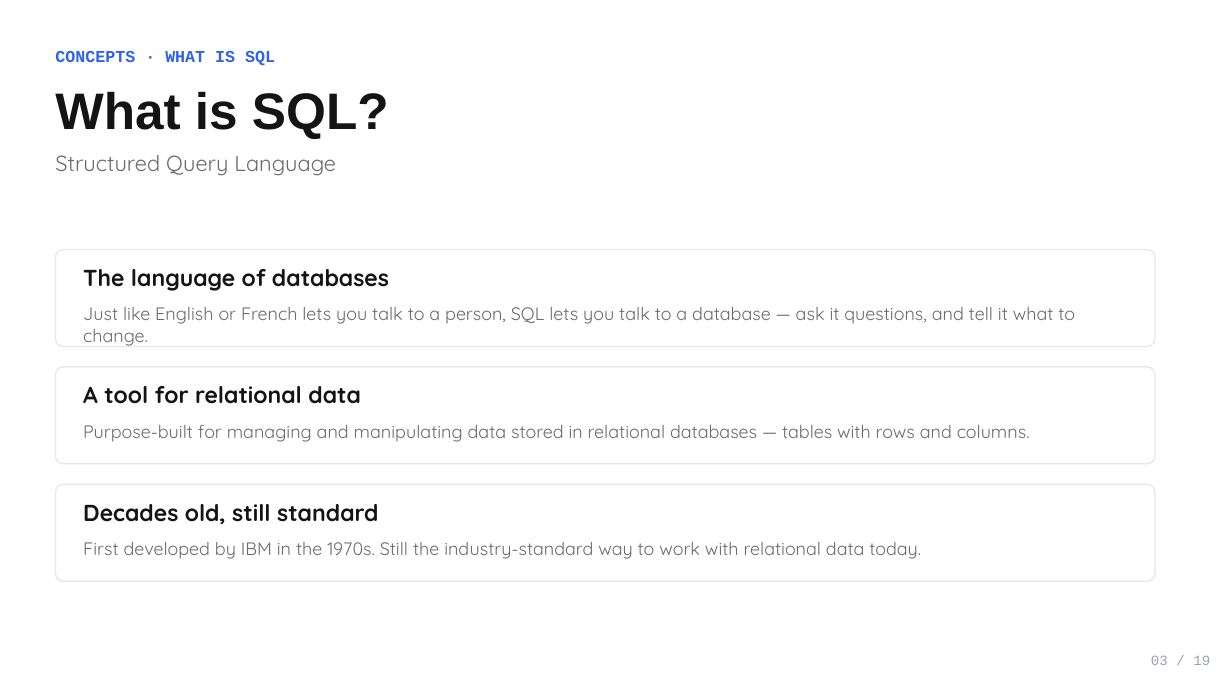
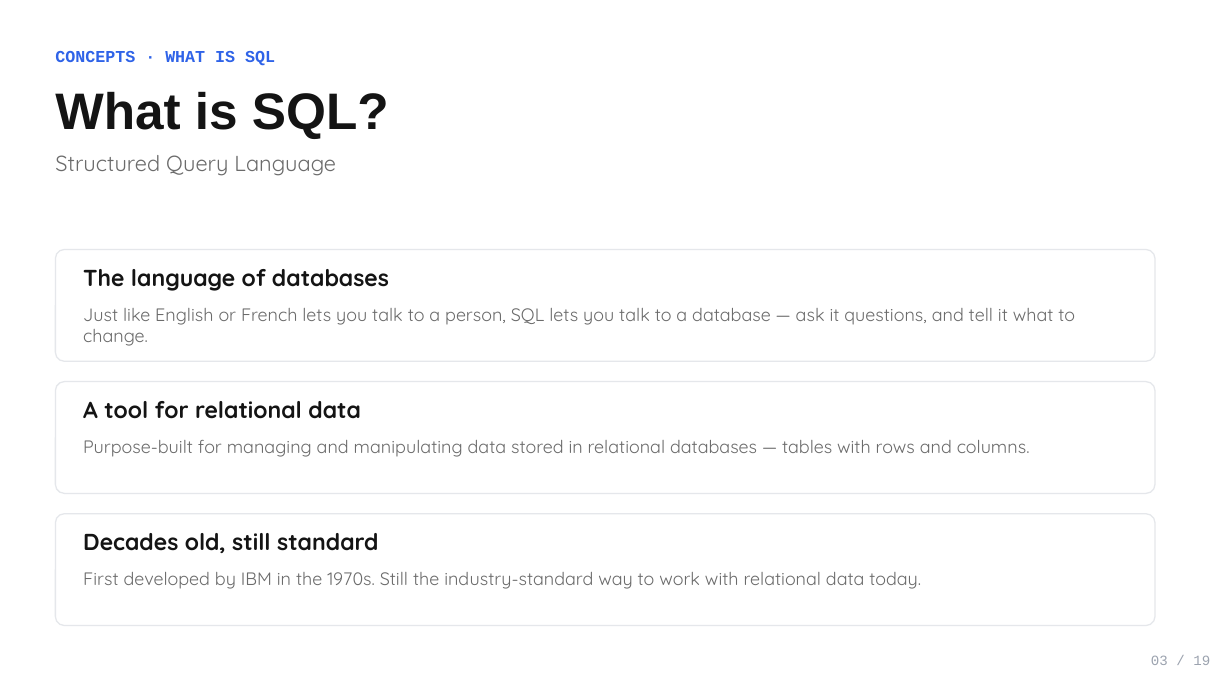
Before and after one commit to a7madmostafa/sql-for-data-analysis, a slide deck: slide 3 of Day 01/D01_01_Materials/Day 01 - SQL Foundations.pptx. Drawn at 1232x693 pixels with LibreOffice and Linux fonts; fonts in the diff are those of the drawing. Boxes give left, top, right and bottom in pixels: in the first picture for what was removed or moved away, otherwise in the second. Text is boxed around its words. In the diff, an @@ line names an element or a change of style, - is before the commit and + after.

```diff
--- a/Day 01/D01_01_Materials/Day 01 - SQL Foundations.pptx
+++ b/Day 01/D01_01_Materials/Day 01 - SQL Foundations.pptx
@@ rounded rectangle: place and size @@
-rounded rectangle at <box>55,250,1155,347</box>
+rounded rectangle at <box>55,250,1155,361</box>
@@ rounded rectangle: place and size @@
-rounded rectangle at <box>55,367,1155,464</box>
+rounded rectangle at <box>55,382,1155,494</box>
@@ text "A tool for relational data": place and size @@
-text "A tool for relational data" at <box>83,386,361,404</box>
+text "A tool for relational data" at <box>83,401,361,419</box>
@@ text "Purpose-built for managing and manipulating ...": place and size @@
-text "Purpose-built for managing and manipulating ..." at <box>83,425,1030,442</box>
+text "Purpose-built for managing and manipulating ..." at <box>83,440,1030,457</box>
@@ rounded rectangle: place and size @@
-rounded rectangle at <box>55,484,1155,581</box>
+rounded rectangle at <box>55,514,1155,626</box>
@@ text "Decades old, still standard": place and size @@
-text "Decades old, still standard" at <box>83,504,378,524</box>
+text "Decades old, still standard" at <box>83,533,378,553</box>
@@ text "First developed by IBM in ...": place and size @@
-text "First developed by IBM in ..." at <box>83,542,921,559</box>
+text "First developed by IBM in ..." at <box>83,572,921,589</box>
```
Also in this commit, not shown: 1 other slide changed, 9 other files.
